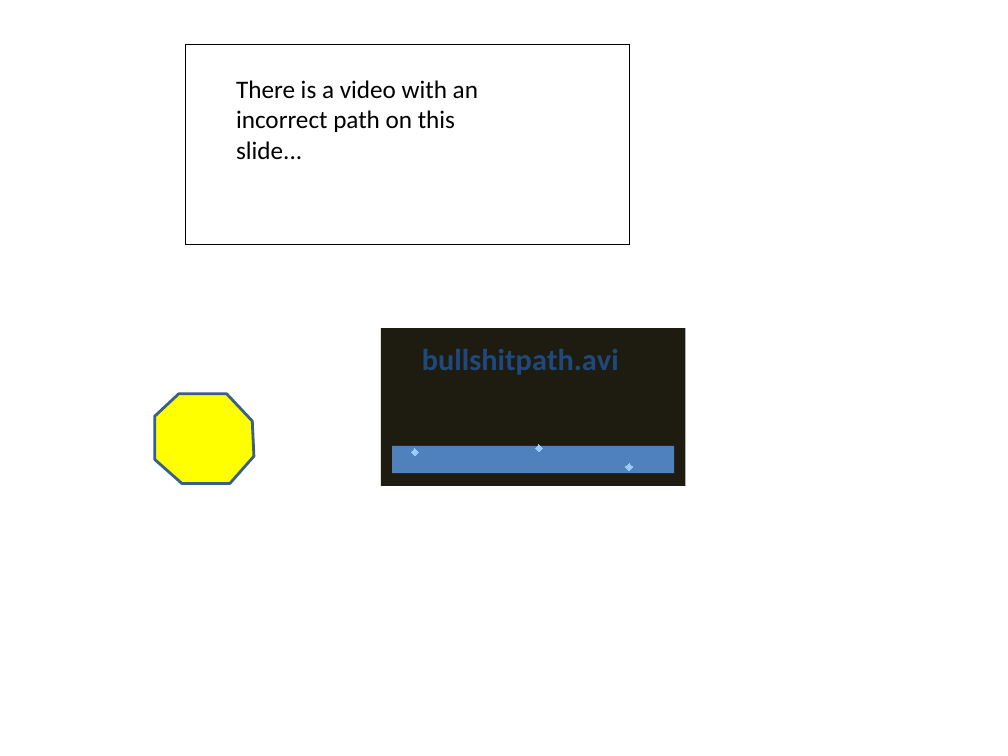
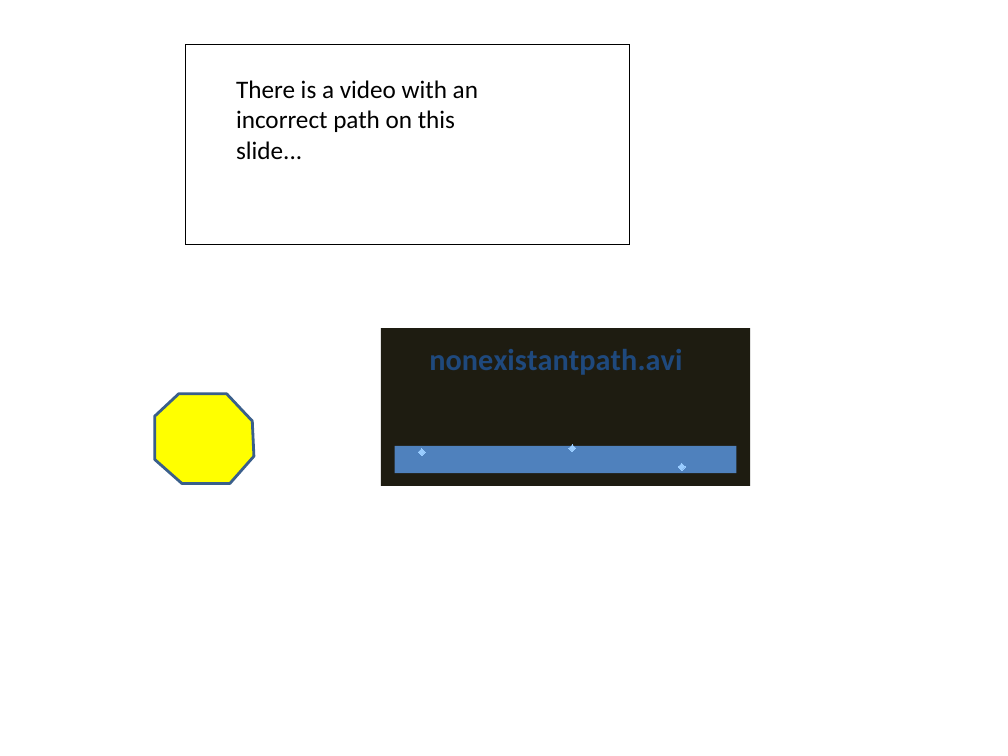
Before and after one commit to D6Digital/SWENGFrame, a slide deck: slide 11 of github resources/GUITEST.pptm. Drawn at 1008x756 pixels with LibreOffice and Linux fonts; fonts in the diff are those of the drawing. Boxes give left, top, right and bottom in pixels: in the first picture for what was removed or moved away, otherwise in the second. Text is boxed around its words. In the diff, an @@ line names an element or a change of style, - is before the commit and + after.

```diff
--- a/github resources/GUITEST.pptm
+++ b/github resources/GUITEST.pptm
@@ scatter chart at bbox=[381, 329, 750, 487] @@
@@ title "bullshitpath.avi" to "nonexistantpath.avi" @@
@@ scatter chart: place and size @@
-scatter chart at bbox=[381, 329, 685, 487]
+scatter chart at bbox=[381, 329, 750, 487]
```
Also in this commit, not shown: 3 other slides changed, 1 other file.
